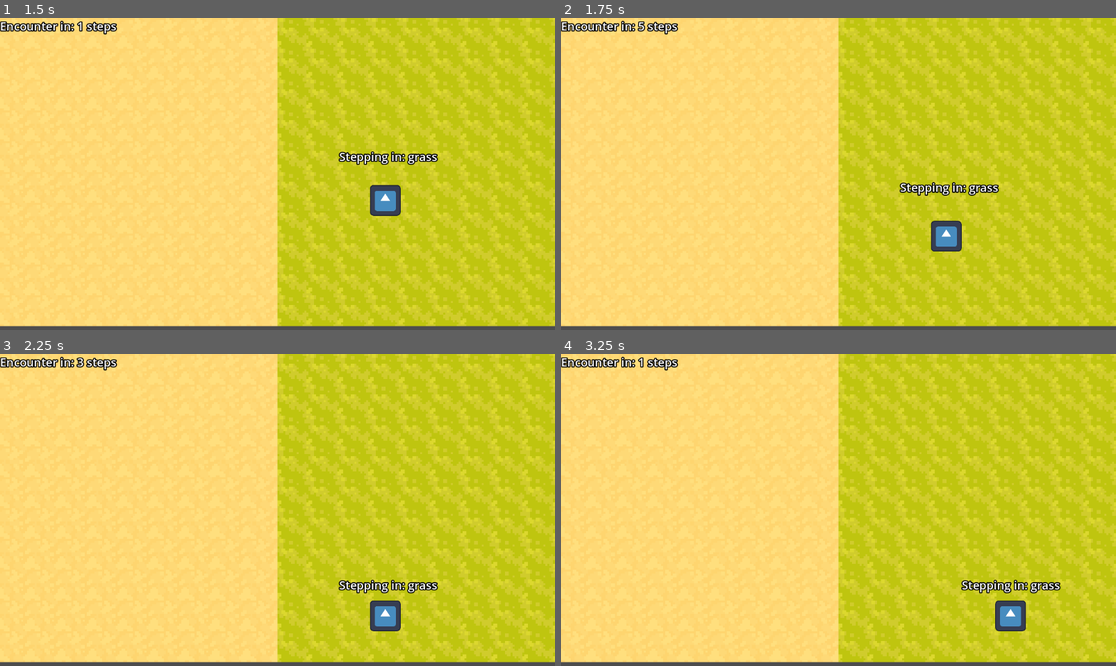
Above: before the commit, frames 1-4 (two rows, left to right).
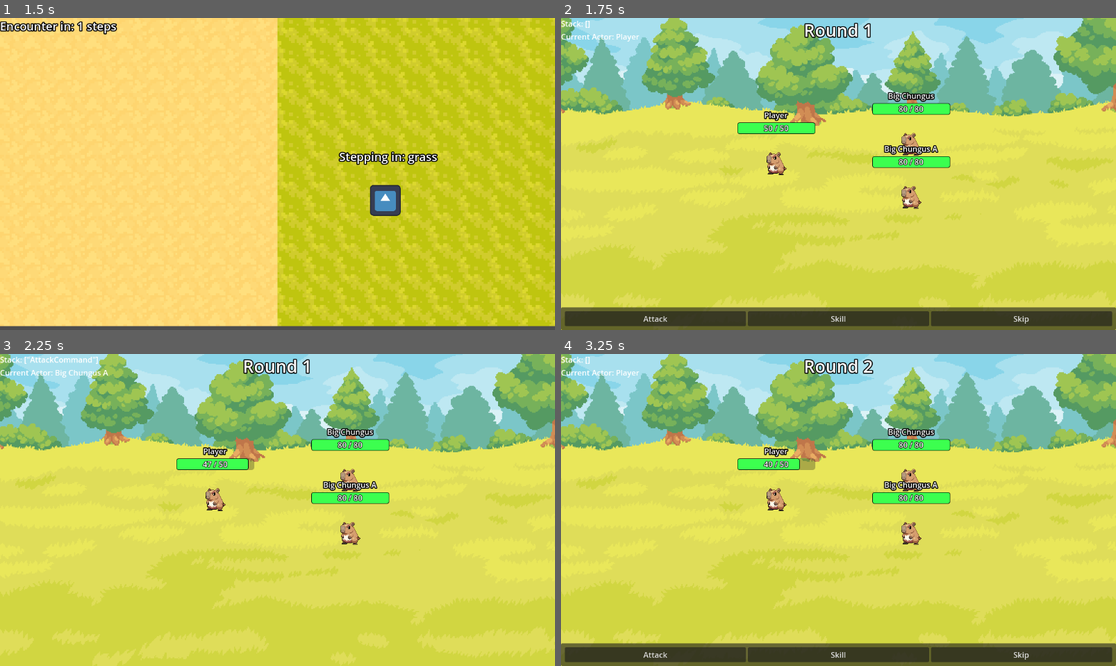
Above: after the commit, the same moments.

Repository: a-magno/godot-turn-based-framework
Game: Godot game, scene res://example/world/world.tscn
Two runs of this game, one before a commit and one after it. Both use one fixed random seed, a clock stepped at 60 frames per second and the inputs below. The engine's default icon, where the game draws it, is replaced by a stand-in: a white triangle on a blue panel in a dark square.
Inputs (mouse positions are in pixels of both pictures, inside the frame that each line leads up to):
- Up to frame 1 (1.5 s): tap Enter at 0.5 s; move the mouse to (399, 158) at 0.52 s; hold Right (ui_right) 0.53-1.28 s; click (399, 158) at 0.67 s; move the mouse to (166, 189) at 1.27 s; hold Down (ui_down) from 1.28 s (still down)
- Up to frame 2 (1.75 s): keep holding Down (ui_down)
- Up to frame 3 (2.25 s): release Down (ui_down) at 2 s; click (460, 653) at 2 s, where only the run after the commit has a clickable "Skip"
- Up to frame 4 (3.25 s): move the mouse to (894, 441) at 2.77 s; hold Right (ui_right) from 2.78 s (still down)

Frame 1 is identical in both runs. In frame 2, 95% of the frame differs, in the area x 0-100%, y 0-100%; in frame 3, 94%; in frame 4, 95%.

Commit message:
issue: overworld and battle scenes getting corrupted before transition. Looking into it.

Diff:
--- a/example/battle scene/battle_scene.gd
+++ b/example/battle scene/battle_scene.gd
@@ -59,7 +59,7 @@
 	if player_win:
 		print("Player win")
 		await get_tree().create_timer(0.5).timeout
-		get_tree().change_scene_to_packed(OVERWORLD)
+		get_tree().change_scene_to_packed(GameManager.OVERWORLD)
 	else:
 		print("Enemy win")
 
--- a/example/battle scene/battle_scene.tscn
+++ b/example/battle scene/battle_scene.tscn
@@ -10,7 +10,6 @@
 [node name="BattleScene" type="Node2D"]
 position = Vector2(320, 192)
 script = ExtResource("1_r5l0u")
-OVERWORLD = ExtResource("2_h7l7l")
 
 [node name="TextureRect" type="TextureRect" parent="."]
 anchors_preset = 15
@@ -28,15 +27,6 @@
 [node name="CommandQueue" type="Node" parent="."]
 unique_name_in_owner = true
 script = ExtResource("3_5g7vw")
-
-[node name="play_round" type="Button" parent="."]
-unique_name_in_owner = true
-visible = false
-offset_left = 11.0
-offset_top = 42.0
-offset_right = 106.0
-offset_bottom = 73.0
-text = "Play Round"
 
 [node name="EnemyAI" type="Node" parent="."]
 process_priority = 1
--- a/example/game_manager.gd
+++ b/example/game_manager.gd
@@ -23,5 +23,5 @@
 
 static var player_stats : Entity = preload("res://example/entities/player.tres")
 
-#const OVERWORLD : PackedScene = preload("res://example/world/world.tscn")
-#const BATTLE_SCENE : PackedScene = preload("res://example/battle scene/battle_scene.tscn")
+const OVERWORLD : PackedScene = preload("res://example/world/world.tscn")
+const BATTLE_SCENE : PackedScene = preload("res://example/battle scene/battle_scene.tscn")
--- a/example/world/world.gd
+++ b/example/world/world.gd
@@ -13,7 +13,7 @@
 		var generated = encounter_manager.generate_encounter( $Player.area )
 		player_steps = 0
 		if generated:
-			get_tree().change_scene_to_packed( encounter_manager.battle_scene )
+			get_tree().change_scene_to_packed( GameManager.BATTLE_SCENE )
 	update_counter()
 
 func update_counter():
Not shown: 1 places in example/battle scene/battle_scene.tscn that only renumber resources
Not shown: 1 places in example/world/world.tscn that only renumber resources
